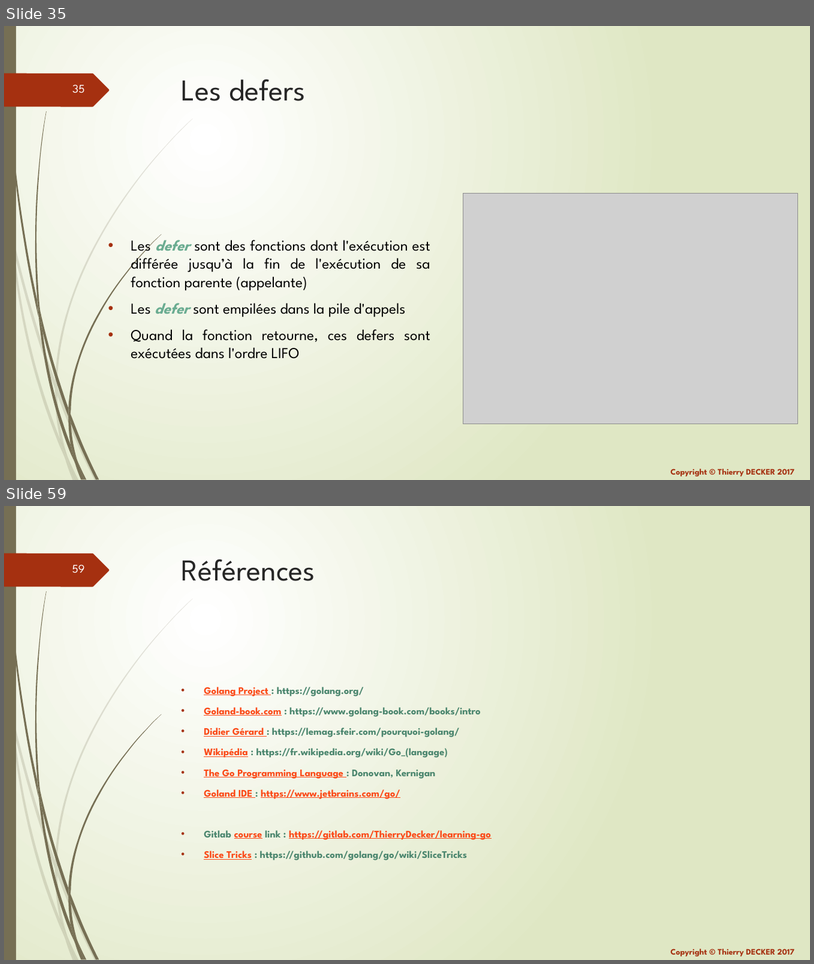
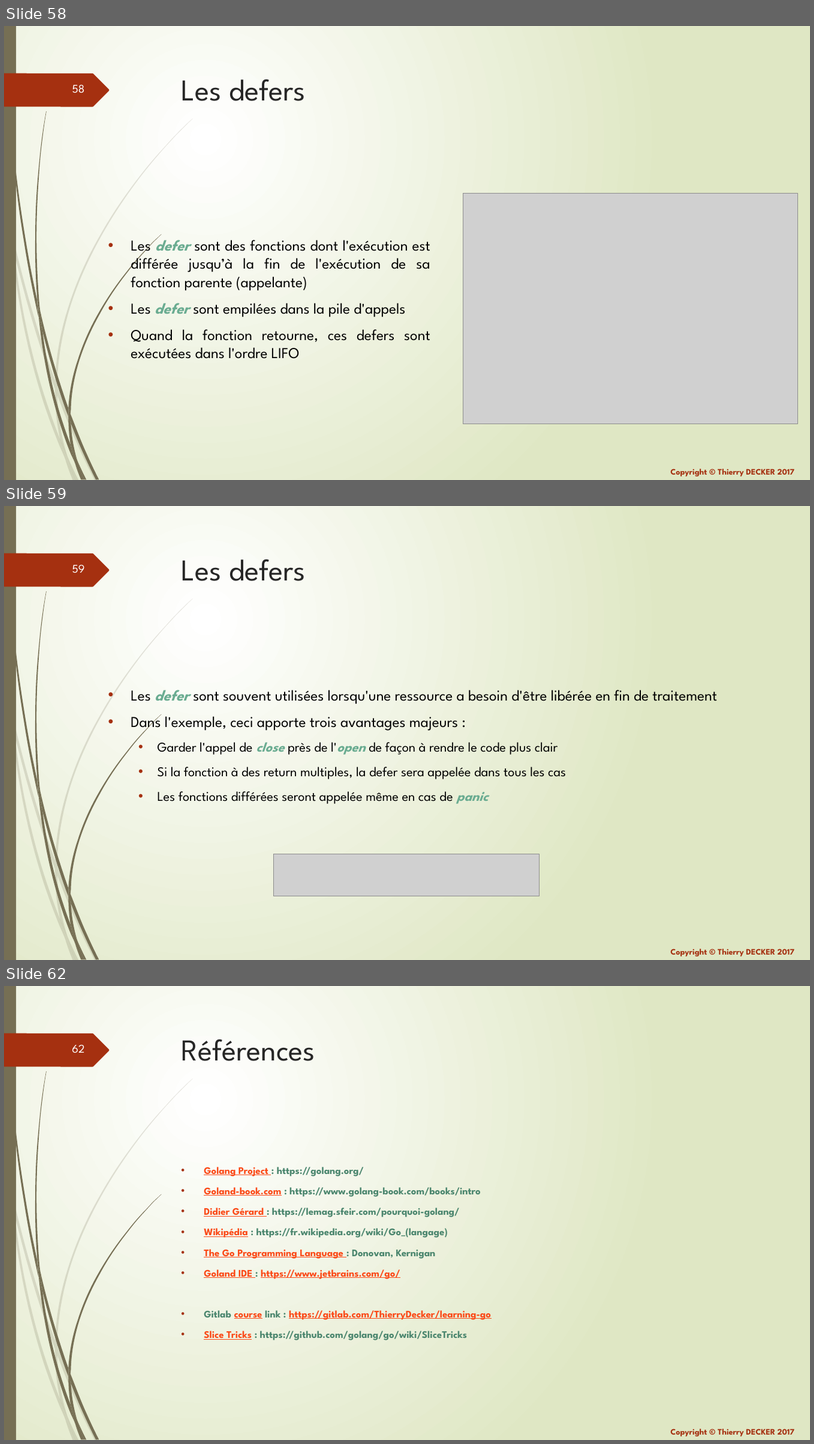
Before and after one commit to thierrydecker/learning-go, a slide deck: documentations/learning-go.pptx. Shown one above the other, each under a label of ours: slides 35 and 59 before the commit, slides 58, 59 and 62 after it; the slides between them are not shown. The pictures are 814x964 and 814x1444 pixels, drawn with LibreOffice and Linux fonts; fonts in the diff are those of the drawing; grey boxes stand for pictures. Boxes give left, top, right and bottom in pixels: in the first picture for what was removed or moved away, otherwise in the second. Text is boxed around its words. In the diff, an @@ line names an element or a change of style, - is before the commit and + after.

Commit message:
Updated panic-recover

```diff
--- a/documentations/learning-go.pptx
+++ b/documentations/learning-go.pptx
@@ slide 59 added at (4,506,810,960), background gradient #FFFFFF to #DFE8C4; not listed: 26 template elements that a slide beside it also shows @@
@@ title added at (182,559,305,581), 36 pt, text #262626 @@
+Les defers
@@ text added at (131,690,717,804), 16 pt, text #000000 @@
+• Les defer sont souvent utilisées lorsqu'une ressource a besoin d'être libérée en fin de traitement
+• Dans l'exemple, ceci apporte trois avantages majeurs :
+  • Garder l'appel de close près de l'open de façon à rendre le code plus clair
+  • Si la fonction à des return multiples, la defer sera appelée dans tous les cas
+  • Les fonctions différées seront appelée même en cas de panic
@@ picture added at (274,854,540,896) @@
@@ what was slide 35 is now slide 58 @@
@@ page number at (72,85,85,93): text changed @@
-35
+58
@@ what was slide 59 is now slide 62 @@
@@ page number at (72,1045,84,1053): text changed @@
-59
+62
```
Also in this commit, not shown: 2 other slides added, 2 other files.
